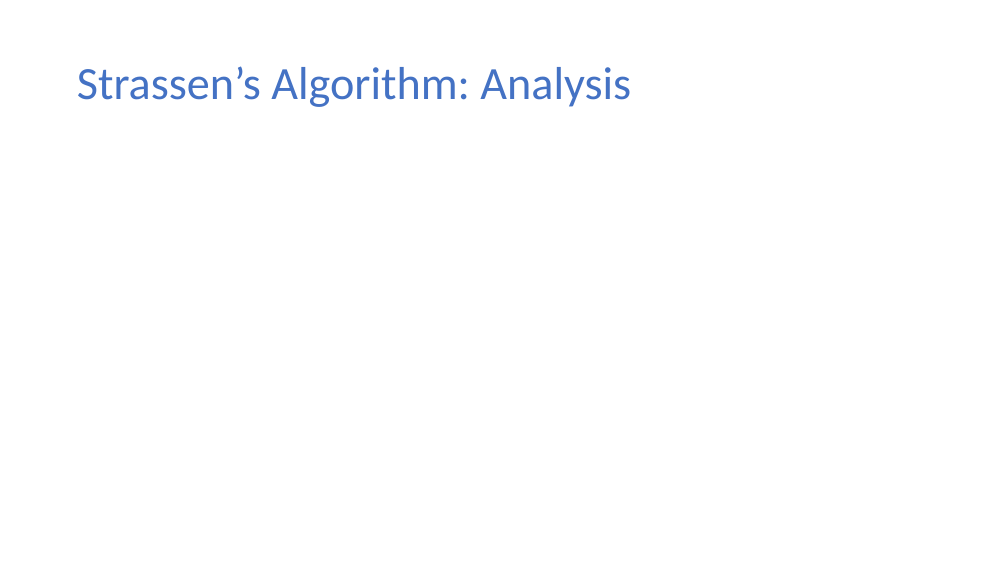
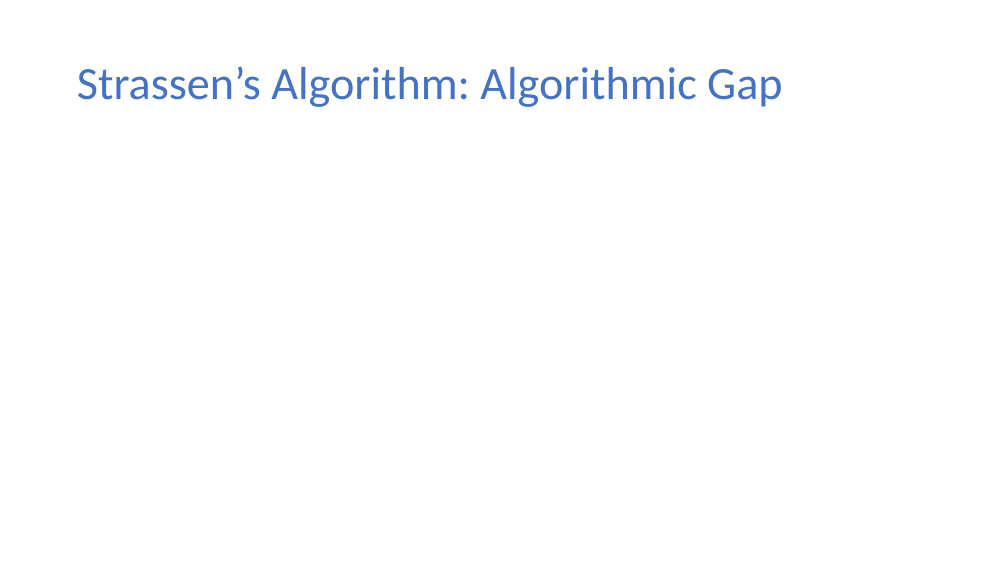
Before and after one commit to ekkapotc/EA, a slide deck: slide 39 of Lectures/Lecture 6.pptx. Drawn at 1008x567 pixels with LibreOffice and Linux fonts; fonts in the diff are those of the drawing; grey boxes stand for pictures. Boxes give left, top, right and bottom in pixels: in the first picture for what was removed or moved away, otherwise in the second. Text is boxed around its words. In the diff, an @@ line names an element or a change of style, - is before the commit and + after.

```diff
--- a/Lectures/Lecture 6.pptx
+++ b/Lectures/Lecture 6.pptx
@@ title at (x1=77, y1=66, x2=782, y2=107): text changed @@
-Strassen’s Algorithm: Analysis
+Strassen’s Algorithm: Algorithmic Gap
```
Also in this commit, not shown: 1 other file.
